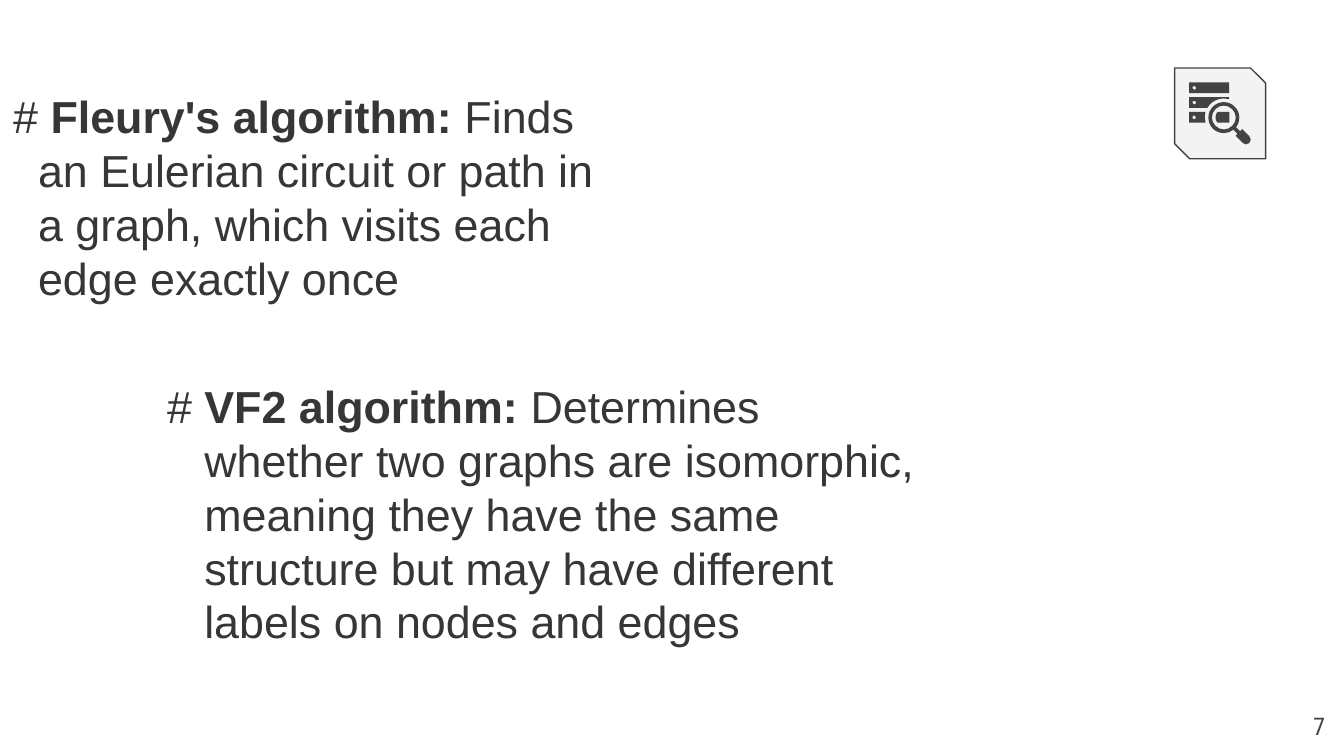
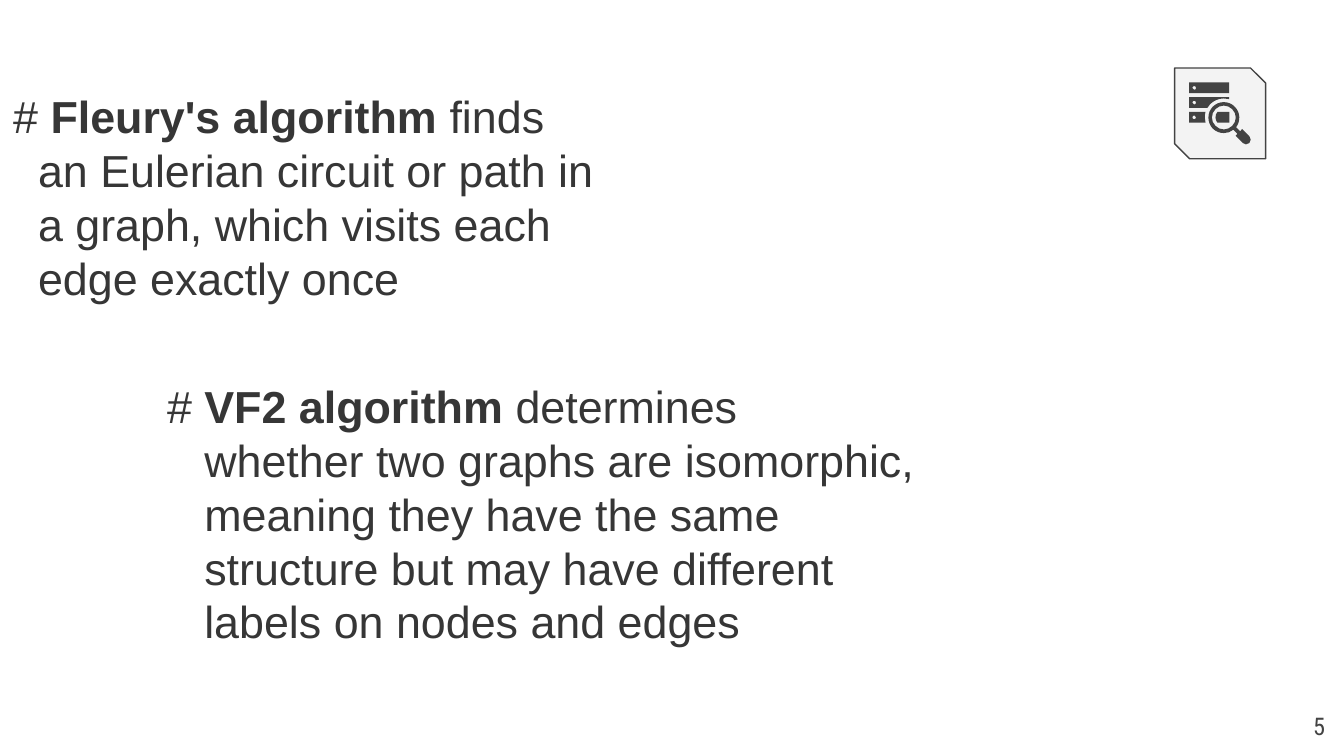
Before and after one commit to Rafid13iit/SPL_1, a slide deck: slide 5 of SPL1_FinalExam_slides.pptx (slide 7 before the commit). Drawn at 1344x756 pixels with LibreOffice and Linux fonts; fonts in the diff are those of the drawing; background and template pictures are left out. Boxes give left, top, right and bottom in pixels: in the first picture for what was removed or moved away, otherwise in the second. Text is boxed around its words. In the diff, an @@ line names an element or a change of style, - is before the commit and + after.

```diff
--- a/SPL1_FinalExam_slides.pptx
+++ b/SPL1_FinalExam_slides.pptx
@@ text at (51,100,545,142): text changed @@
-# Fleury's algorithm: Finds
+# Fleury's algorithm finds
@@ text at (204,390,738,432): text changed @@
-# VF2 algorithm: Determines
+# VF2 algorithm determines
@@ page number at (1313,717,1325,735): text changed @@
-7
+5
```
Also in this commit, not shown: 1 other slide changed, 1 slide added, 3 slides removed, 25 other files.
